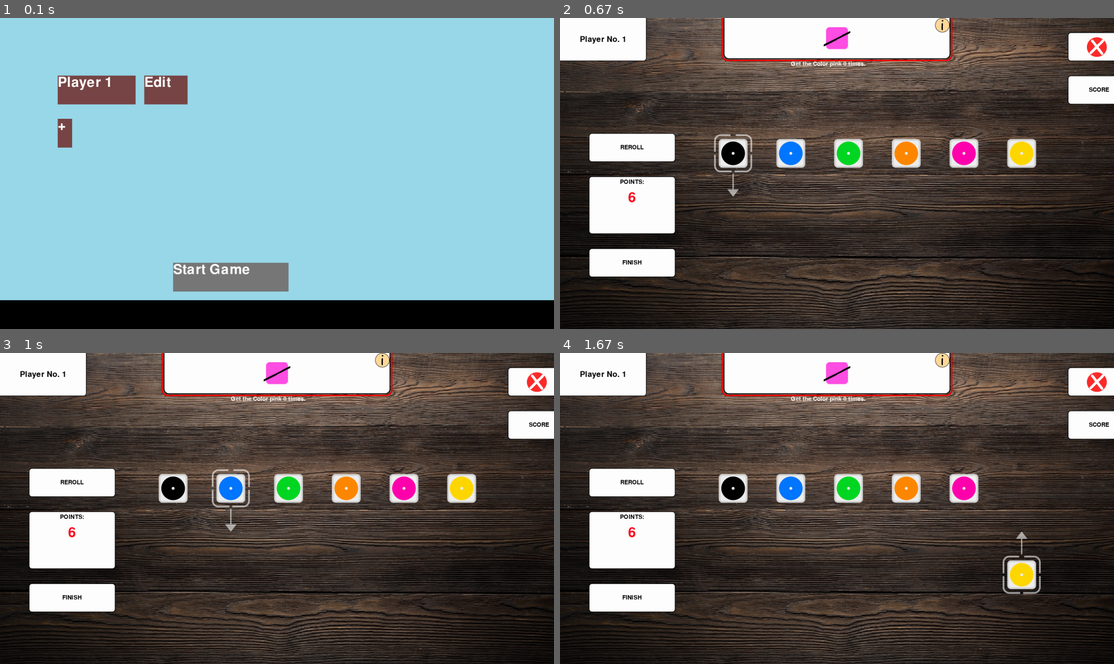
Above: before the commit, frames 1-4 (two rows, left to right).
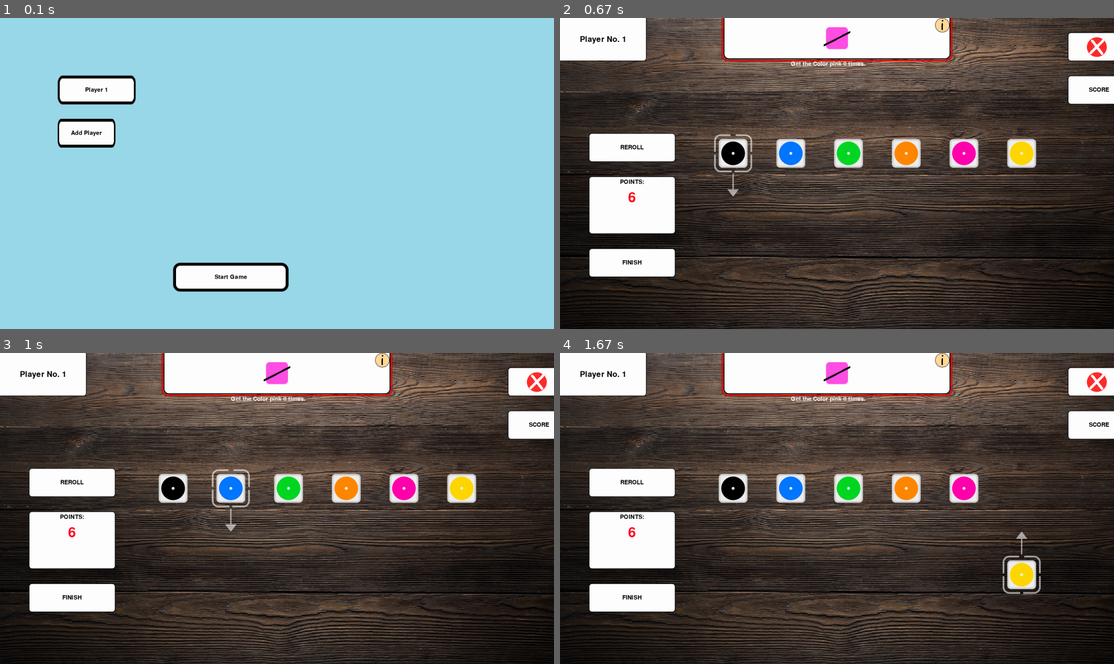
Above: after the commit, the same moments.

Repository: MathiasMeis/PygameKribbeln
Game: pygame game, started from code/mainGameLoop.py
Same seed, same stepped clock (60 frames per second), same inputs: the game is played once before the commit and once after it.
Inputs (mouse positions are in pixels of both pictures, inside the frame that each line leads up to):
- Up to frame 1 (0.1 s): no input
- Up to frame 2 (0.67 s): click "Start Game" at 0.38 s
- Up to frame 3 (1 s): hold Right from 0.67 s (still down)
- Up to frame 4 (1.67 s): release Right at 1.13 s; move the mouse to (1014, 499) at 1.17 s; click (1014, 499) at 1.45 s

The runs differ from the first frame. In frame 1, 14% of the frame differs, in the area x 0-100%, y 18-100%; in frame 2, nothing differs; in frame 3, nothing differs; in frame 4, nothing differs.

Commit message:
StartingScreen neue Buttons, 60FPS
Der StartingScreen wurde mit den neuen BUttons etwas schöner gemacht. Der Code sieht damit auch besser aus.

Außerdem wurde im mainGameLoop die FPS auf 60 gecapped. Das war sonst viel höher. was unnötig war.

Diff:
--- a/code/button.py
+++ b/code/button.py
@@ -36,3 +36,7 @@
 
         self.scale = 1.0
         return False
+
+    def drawWithMouse(self,display,mouse):
+        self.mouseIsIn(mouse[0],mouse[1])
+        self.draw(display)
--- a/code/mainGameLoop.py
+++ b/code/mainGameLoop.py
@@ -34,7 +34,6 @@
     def on_execute():
         if mainGameLoop.on_init() == False:
             Game.currentState = GameState.FINISHED
-
         while(Game.currentState != GameState.FINISHED):
             for event in pygame.event.get():
                 if event.type == pygame.QUIT:
@@ -44,6 +43,8 @@
                 elif Game.currentState == GameState.PLAYING:
                     MainScreen.on_event(event)
                 mainGameLoop.on_loop()
+            clock = pygame.time.Clock()
+            clock.tick(60)
         mainGameLoop.on_cleanup()
 
 mainGameLoop.on_execute()
--- a/code/startingScreen.py
+++ b/code/startingScreen.py
@@ -6,91 +6,33 @@
 import os
 from messageBoard import MessageBoard
 from imageHelper import ImageHelper
+from button import Button
 
 class StartingScreen:
-    startGameButtonPos = [600, 850, 400, 100]
-    playerLabelPos = [200, 200, 270, 100]
-    addPlayerButtonPos = [200,350,50,100]
-    removePlayerButtonPos = [300,350,50,100]
-    editPlayerButtonPos = [500, 200, 150, 100]
-    textBoxActive : bool = False
     playerText = ''
     editPlayerLabel = -1
     yDeviation = 150
     quitMessageBoard : MessageBoard = MessageBoard("Do you want to quit?", "QUIT", "CANCEL", True)
     isShowQuitMessageBoard : bool = False
+
+    size = weight, height = 1920, 1080 # 1920, 1080
+    background = pygame.transform.scale(pygame.image.load(os.path.join("assets", "background.png")), size)
+
     pygame.font.init()
     smallFont  = pygame.font.SysFont("comicsans", 30)
 
-    font  = pygame.font.SysFont("comicsans", 70)
-
-    size = weight, height = 1920, 980 # 1920, 1080
-    background = pygame.transform.scale(pygame.image.load(os.path.join("assets", "background.png")), size)
-
-    def inStartGameButton(mouseX,mouseY) -> bool:
-        [x,y,xL,yL] = StartingScreen.startGameButtonPos
-        if x <= mouseX <= x+xL and y <= mouseY <= y+yL: return True
-        else: return False
-
-    def inAddPlayerButton(mouseX,mouseY) -> bool:
-        [x,y,xL,yL] = StartingScreen.addPlayerButtonPos
-        if x <= mouseX <= x+xL and y <= mouseY <= y+yL: return True
-        else: return False
-
-    def inRemovePlayerButton(mouseX,mouseY) -> bool:
-        [x,y,xL,yL] = StartingScreen.removePlayerButtonPos
-        if x <= mouseX <= x+xL and y <= mouseY <= y+yL and GameSetup.numberOfPlayers > 1: return True
-        else: return False
+    startGameButton = Button(600, 850, 400, 100,"Start Game")
+    addPlayerButton = Button(200,200+GameSetup.numberOfPlayers*150,200,100,'Add Player')
+    removePlayerButton = Button(300,500,250,100,"Remove Player")
+    editPlayerButton = Button(200, 200, 270, 100,"Player 1",color=(130,70,20))
 
     def inWhichEditBox(mouseX,mouseY) -> int:
         for i in range(GameSetup.numberOfPlayers):
-            [x,y,xL,yL] = StartingScreen.editPlayerButtonPos
-            y += i*StartingScreen.yDeviation
+            [x,y,xL,yL] = [200, 200+i*StartingScreen.yDeviation, 270, 100]
             if x <= mouseX <= x+xL and y <= mouseY <= y+yL:
                 return i
         else:
             return -1
-
-    def drawGameStartButton(display,mouse):
-        if StartingScreen.inStartGameButton(mouse[0],mouse[1]):
-            pygame.draw.rect(display, (120,30,70), StartingScreen.startGameButtonPos)
-        else:
-            pygame.draw.rect(display, (120,120,120), StartingScreen.startGameButtonPos)
-        label = StartingScreen.font.render("Start Game",1, (255, 255, 255))
-        display.blit(label, StartingScreen.startGameButtonPos)
-        #Hier später einfach Bild von Button Start Game rein
-
-    def drawAddRemovePlayerButton(display):
-        pygame.draw.rect(display, (120,70,70), StartingScreen.addPlayerButtonPos)
-        label = StartingScreen.font.render("+",1, (255, 255, 255))
-        display.blit(label, StartingScreen.addPlayerButtonPos)
-        if GameSetup.numberOfPlayers > 1:
-            pygame.draw.rect(display, (120,70,70), StartingScreen.removePlayerButtonPos)
-            label = StartingScreen.font.render("-",1, (255, 255, 255))
-            display.blit(label, StartingScreen.removePlayerButtonPos)
-
-    def drawEditButtons(display):
-        for i in range(GameSetup.numberOfPlayers):
-            x,y,xL,yL = StartingScreen.editPlayerButtonPos[0],StartingScreen.editPlayerButtonPos[1],StartingScreen.editPlayerButtonPos[2],StartingScreen.editPlayerButtonPos[3]
-            y += i*StartingScreen.yDeviation
-            pygame.draw.rect(display, (120,70,70), [x,y,xL,yL])
-            if StartingScreen.editPlayerLabel != i:
-                label = StartingScreen.font.render("Edit",1, (255, 255, 255))
-            else:
-                label = StartingScreen.font.render("Save",1, (255, 255, 255))
-            display.blit(label, [x,y,xL,yL])
-
-    def drawPlayerLabels(display):
-        for i in range(GameSetup.numberOfPlayers):
-            x,y,xL,yL = StartingScreen.playerLabelPos
-            y += i*StartingScreen.yDeviation
-            if StartingScreen.editPlayerLabel != i:
-                pygame.draw.rect(display, (120,70,70), [x,y,xL,yL])
-                playerLabel = StartingScreen.font.render(GameSetup.players[i].getName(), 1, (255, 255, 255))
-            else:
-                pygame.draw.rect(display, (180,100,70), [x,y,xL,yL])
-                playerLabel = StartingScreen.font.render(StartingScreen.playerText,1, (255, 255, 255))
-            display.blit(playerLabel,[x,y,xL,yL])
 
     def drawMessageBoard(display):
         message : str = StartingScreen.smallFont.render(StartingScreen.quitMessageBoard.messages, 1, (0, 0, 0))
@@ -146,29 +88,22 @@
                         if StartingScreen.editPlayerLabel != -1:
                             GameSetup.renamePlayer(StartingScreen.playerText)
                         StartingScreen.editPlayerLabel = editBox
-                        StartingScreen.textBoxActive = True
                         GameSetup.currentIndex = editBox
                         StartingScreen.playerText = GameSetup.players[editBox].getName()
                     else:
                         GameSetup.renamePlayer(StartingScreen.playerText)
                         StartingScreen.editPlayerLabel = -1
-                        StartingScreen.textBoxActive = False
-                if StartingScreen.inAddPlayerButton(mouse[0],mouse[1]):
-                    StartingScreen.addPlayerButtonPos[1] += StartingScreen.yDeviation
-                    StartingScreen.removePlayerButtonPos[1] += StartingScreen.yDeviation
+                if StartingScreen.addPlayerButton.mouseIsIn(mouse[0],mouse[1]):
                     GameSetup.addPlayer()
-                if StartingScreen.inRemovePlayerButton(mouse[0],mouse[1]):
-                    StartingScreen.addPlayerButtonPos[1] -= StartingScreen.yDeviation
-                    StartingScreen.removePlayerButtonPos[1] -= StartingScreen.yDeviation
+                if StartingScreen.removePlayerButton.mouseIsIn(mouse[0],mouse[1]) and GameSetup.numberOfPlayers > 1:
                     GameSetup.removePlayer()
                     if GameSetup.numberOfPlayers == StartingScreen.editPlayerLabel:
                         StartingScreen.editPlayerLabel = -1
-                        StartingScreen.textBoxActive = False
-                if StartingScreen.inStartGameButton(mouse[0], mouse[1]):
+                if StartingScreen.startGameButton.mouseIsIn(mouse[0], mouse[1]):
                     if StartingScreen.editPlayerLabel != -1:
                         GameSetup.renamePlayer(StartingScreen.playerText)
                     Game.currentState = GameState.PLAYING
-            if event.type == pygame.KEYDOWN and StartingScreen.textBoxActive:
+            if event.type == pygame.KEYDOWN and StartingScreen.editPlayerLabel != -1:
                 if event.key == pygame.K_BACKSPACE:
                     StartingScreen.playerText =  StartingScreen.playerText[:-1]
                 else:
@@ -177,7 +112,16 @@
     def on_loop(display):
         display.blit(StartingScreen.background, (0,0))
         mouse = pygame.mouse.get_pos()
-        StartingScreen.drawGameStartButton(display,mouse)
-        StartingScreen.drawPlayerLabels(display)
-        StartingScreen.drawEditButtons(display)
-        StartingScreen.drawAddRemovePlayerButton(display)
+        StartingScreen.startGameButton.drawWithMouse(display,mouse)
+        for i in range(GameSetup.numberOfPlayers):
+            if StartingScreen.editPlayerLabel == i:
+                StartingScreen.editPlayerButton = Button(200, 200+i*StartingScreen.yDeviation, 270, 100,StartingScreen.playerText,color=(130,70,20))
+                StartingScreen.editPlayerButton.draw(display)
+            else:
+                PlayerButton = Button(200, 200+i*StartingScreen.yDeviation, 270, 100,GameSetup.players[i].getName())
+                PlayerButton.draw(display)
+        StartingScreen.addPlayerButton = Button(200,200+GameSetup.numberOfPlayers*150,200,100,'Add Player')
+        StartingScreen.addPlayerButton.drawWithMouse(display,mouse)
+        if GameSetup.numberOfPlayers > 1:
+            StartingScreen.removePlayerButton = Button(500,200+GameSetup.numberOfPlayers*150,250,100,"Remove Player")
+            StartingScreen.removePlayerButton.drawWithMouse(display,mouse)
